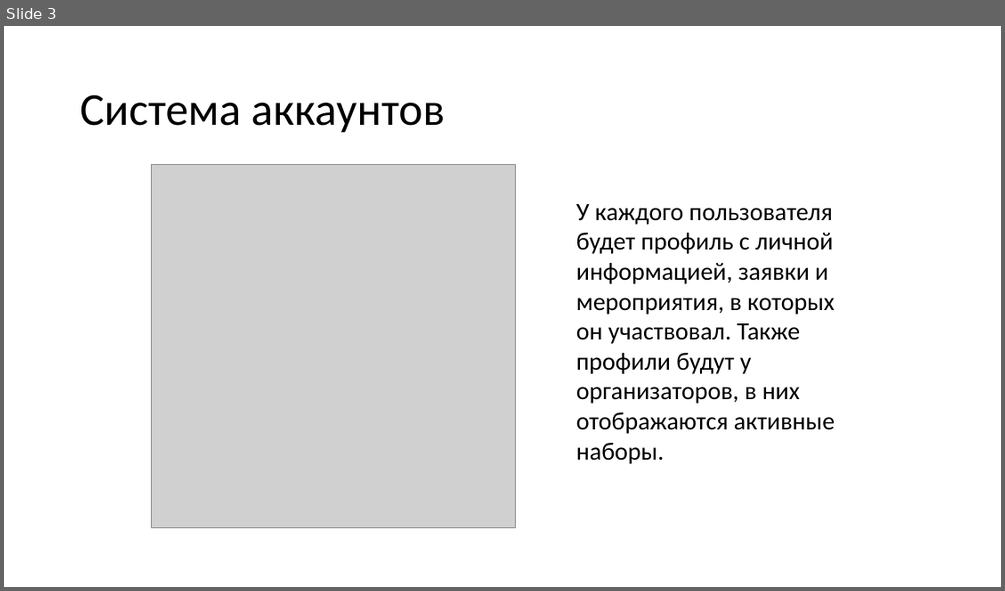
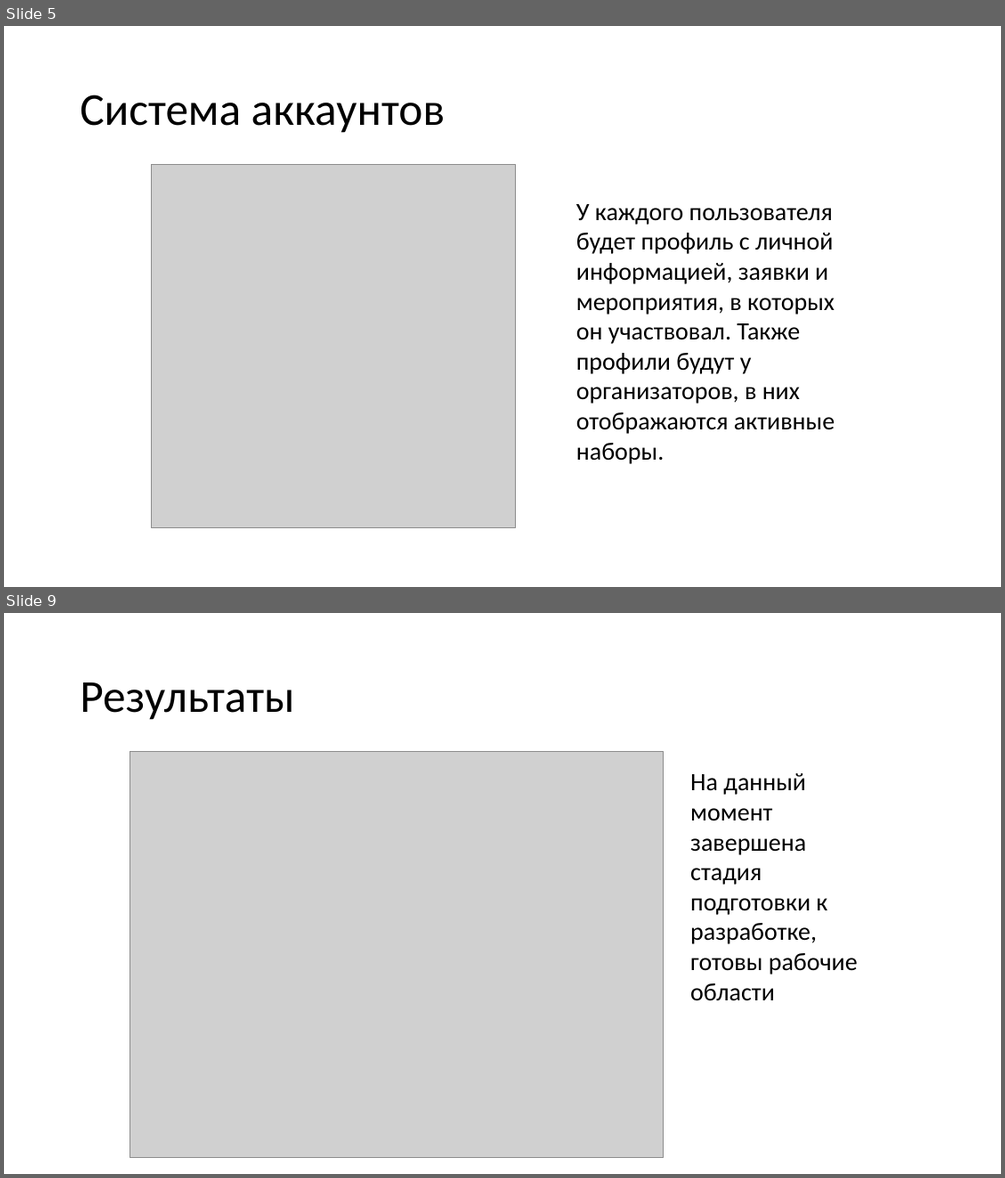
Before and after one commit to DaryaHomyak/VolunteerSearch, a slide deck: VolunteerSeach.pptx. Shown one above the other, each under a label of ours: slide 3 before the commit, slides 5 and 9 after it; the slides between them are not shown. The pictures are 1005x591 and 1005x1178 pixels, drawn with LibreOffice and Linux fonts; fonts in the diff are those of the drawing; grey boxes stand for pictures; background and template pictures are left out. Boxes give left, top, right and bottom in pixels: in the first picture for what was removed or moved away, otherwise in the second. Text is boxed around its words. In the diff, an @@ line names an element or a change of style, - is before the commit and + after.

```diff
--- a/VolunteerSeach.pptx
+++ b/VolunteerSeach.pptx
@@ slide 9 added at [4, 613, 1001, 1174], background picture (left out) @@
@@ title added at [80, 682, 294, 720], 44 pt, text #000000 @@
+Результаты
@@ picture added at [129, 751, 663, 1157] @@
@@ text added at [690, 773, 858, 1001], 24 pt, text #000000 @@
+На данный момент завершена стадия подготовки к разработке, готовы рабочие области
@@ what was slide 3 is now slide 5 @@
```
Also in this commit, not shown: 4 slides changed, 4 other slides added, 1 slide removed.
